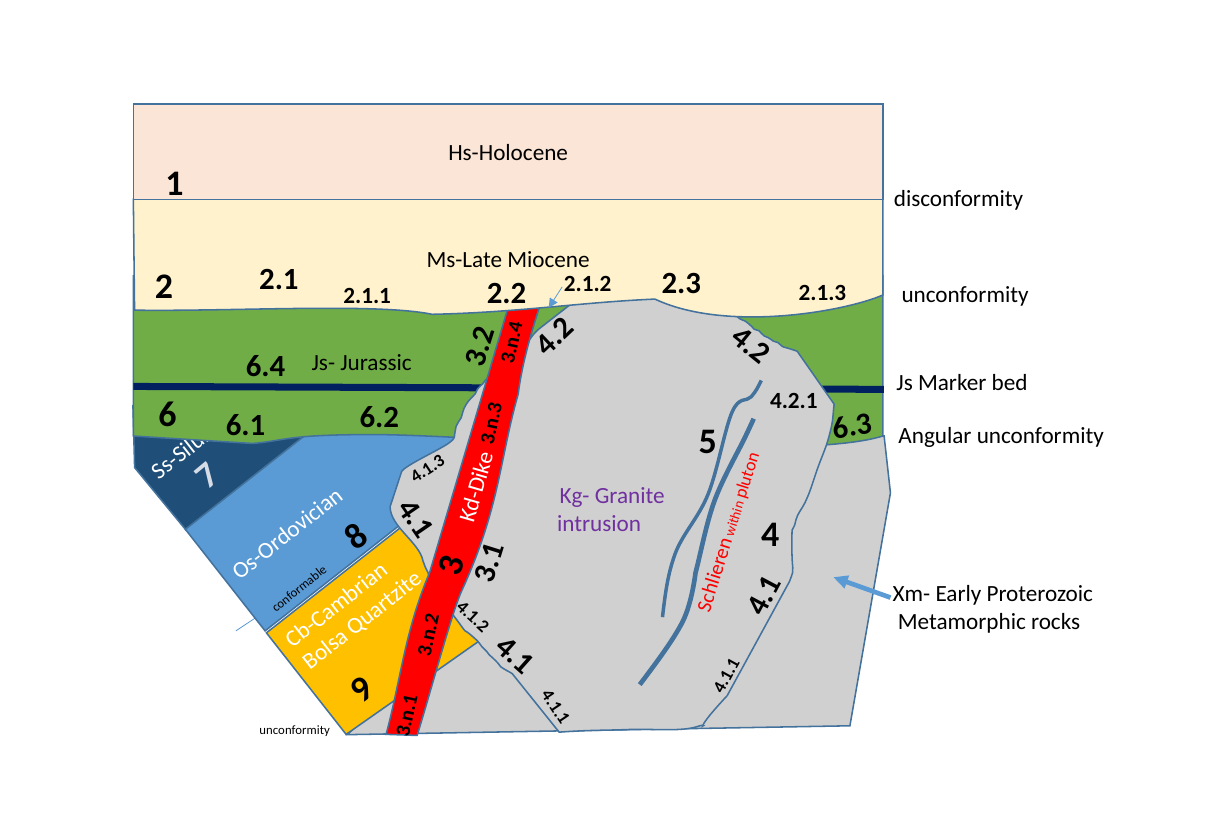
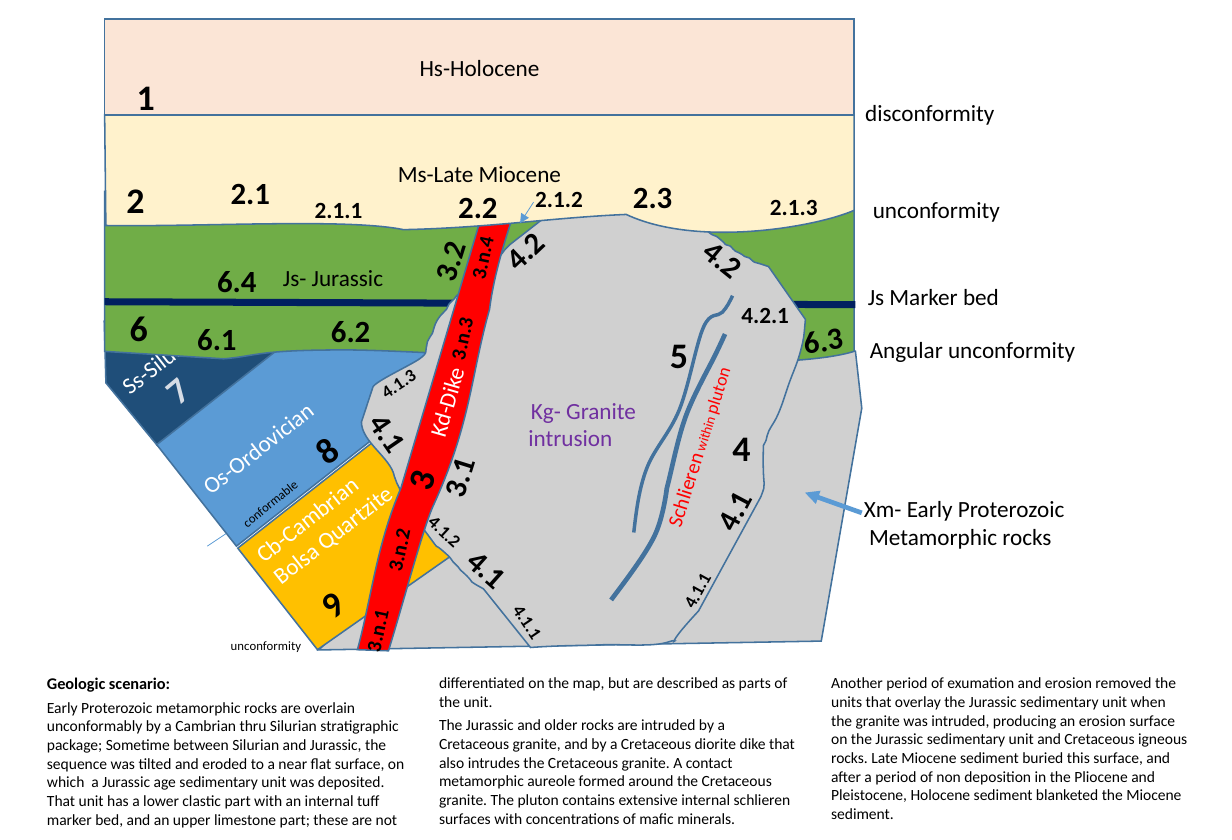
Before and after one commit to Loop3D/GKM, a slide deck: slide 1 of GeologyScenarioForTesting.pptx. Drawn at 1232x840 pixels with LibreOffice and Linux fonts; fonts in the diff are those of the drawing; grey boxes stand for pictures. Boxes give left, top, right and bottom in pixels: in the first picture for what was removed or moved away, otherwise in the second. Text is boxed around its words. In the diff, an @@ line names an element or a change of style, - is before the commit and + after.

Commit message:
add description of the geology scenarios

```diff
--- a/GeologyScenarioForTesting.pptx
+++ b/GeologyScenarioForTesting.pptx
@@ 43 texts, 7 freeform shapes, 2 pictures, 2 rectangles, 2 lines, 2 arrows moved together from (x1=104, y1=104, x2=1104, y2=745) to (x1=75, y1=19, x2=1075, y2=805) @@
@@ text added at (x1=47, y1=677, x2=1187, y2=828), 10 pt, text #000000 @@
+Geologic scenario:
+Early Proterozoic metamorphic rocks are overlain unconformably by a Cambrian thru Silurian stratigraphic package; Sometime between Silurian and Jurassic, the sequence was tilted and eroded to a near flat surface, on which a Jurassic age sedimentary unit was deposited. That unit has a lower clastic part with an internal tuff marker bed, and an upper limestone part; these are not differentiated on the map, but are described as parts of the unit.
+The Jurassic and older rocks are intruded by a Cretaceous granite, and by a Cretaceous diorite dike that also intrudes the Cretaceous granite. A contact metamorphic aureole formed around the Cretaceous granite. The pluton contains extensive internal schlieren surfaces with concentrations of mafic minerals.
+Another period of exumation and erosion removed the units that overlay the Jurassic sedimentary unit when the granite was intruded, producing an erosion surface on the Jurassic sedimentary unit and Cretaceous igneous rocks. Late Miocene sediment buried this surface, and after a period of non deposition in the Pliocene and Pleistocene, Holocene sediment blanketed the Miocene sediment.
```
